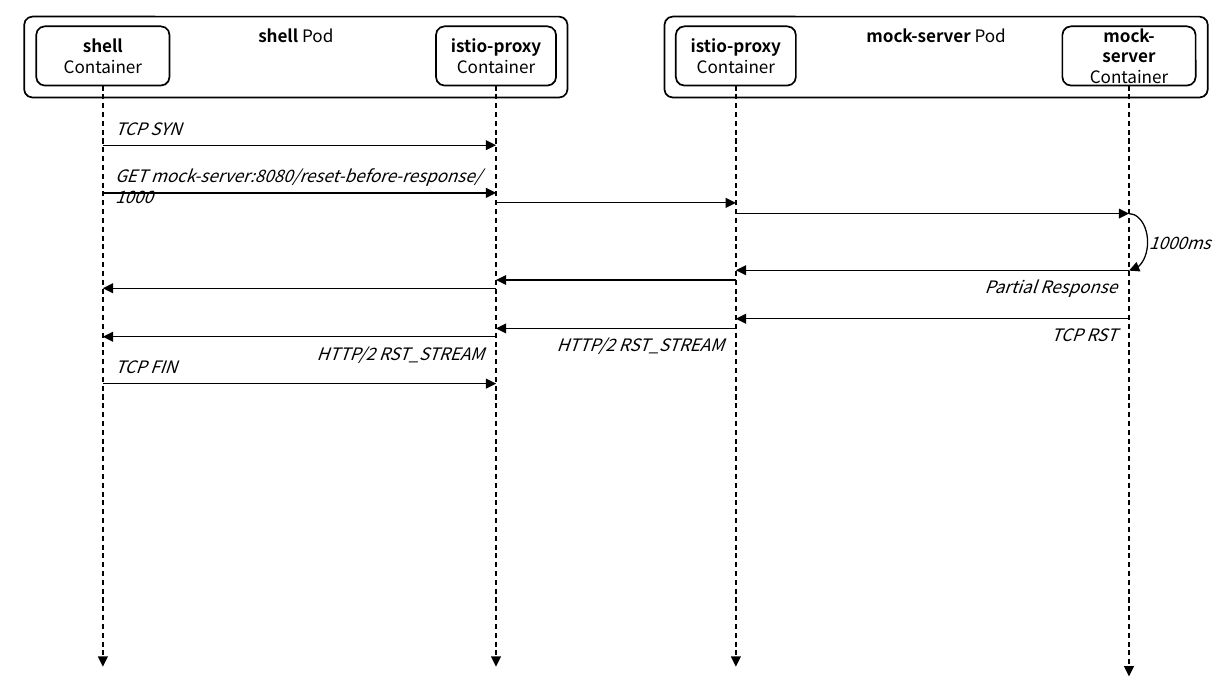
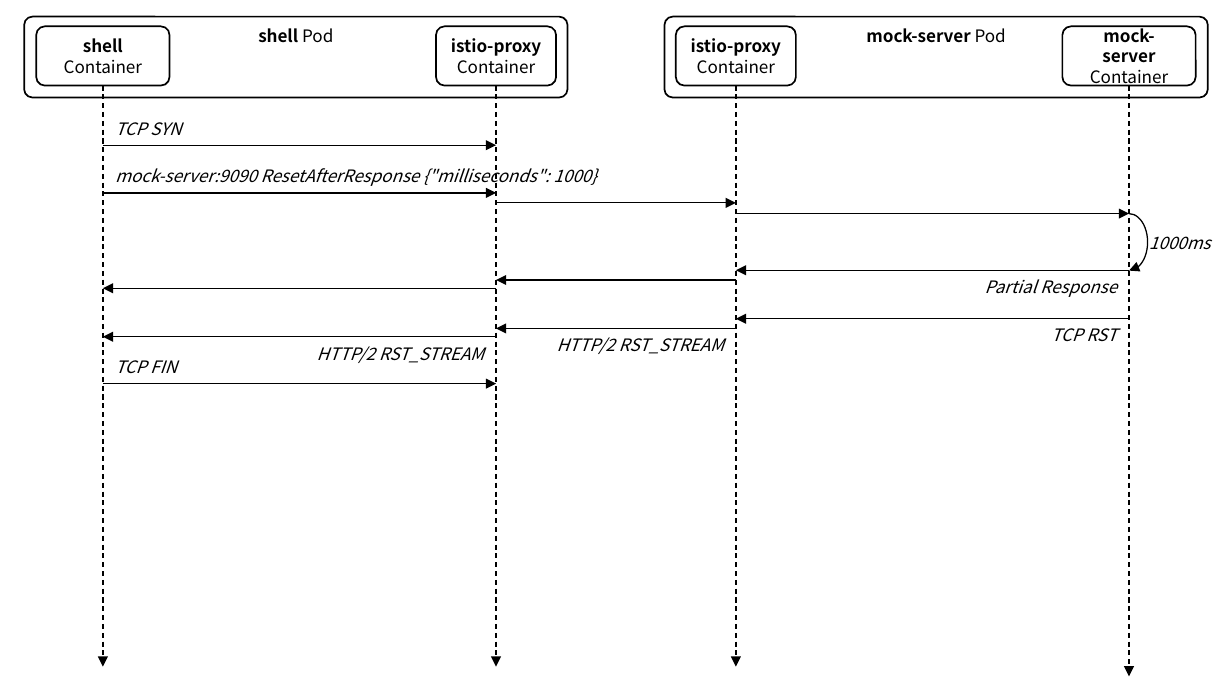
Before and after one commit to ssup2/blog-software, a slide deck: slide 21 of content/docs/theory-analysis/istio-sidecar-proxy-access-log/images/images.pptx. Drawn at 1232x693 pixels with LibreOffice and Linux fonts; fonts in the diff are those of the drawing. Boxes give left, top, right and bottom in pixels: in the first picture for what was removed or moved away, otherwise in the second. Text is boxed around its words. In the diff, an @@ line names an element or a change of style, - is before the commit and + after.

```diff
--- a/content/docs/theory-analysis/istio-sidecar-proxy-access-log/images/images.pptx
+++ b/content/docs/theory-analysis/istio-sidecar-proxy-access-log/images/images.pptx
@@ text at (115,165,597,188): text changed @@
-GET mock-server:8080/reset-before-response/1000
+mock-server:9090 ResetAfterResponse {"milliseconds": 1000}
```
Also in this commit, not shown: 1 other slide changed, 3 other files.
